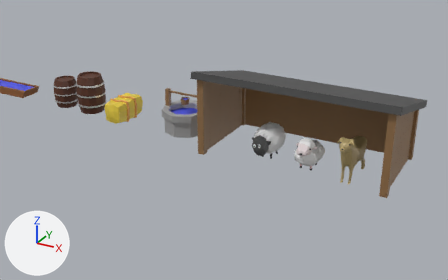
One commit to the Blender file RawFiles/SheepDogAIAssets.blend: the scene before it, then after it.
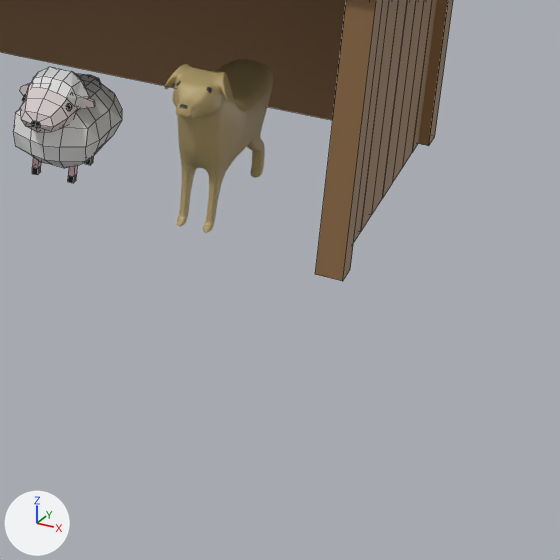
Each version appears first from a 50 mm lens placed at (33.79, -13.4, 6.2), pointed at (28.33, -3.47, 1.23), and next in a close-up on the part from 65% to 100% of the width and 43% to 99% of the height. Arrows for +X, +Y and +Z are at lower left; the lights stay in place. The close-ups show mesh edges as thin lines.

The first close-up shows 'Dog', 'Sheep1', 'Stable'.
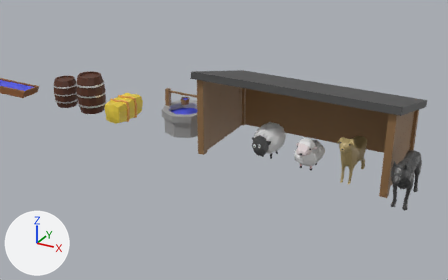
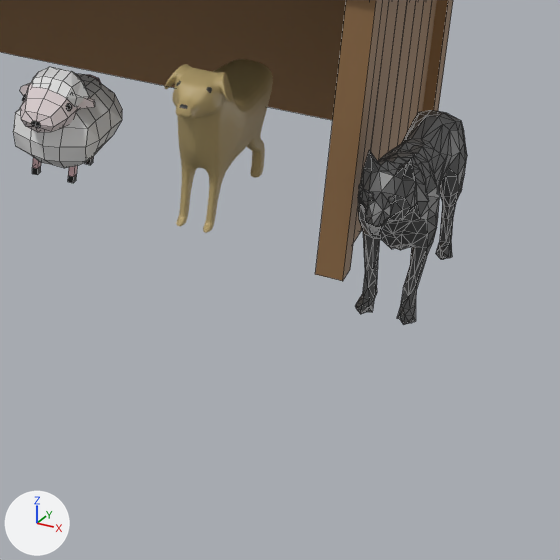
Location of each change, [x1, y1, x2, y2] in pixels of the close-ups (560 x 560 px):
```json
{"object": "Wolf", "change": "added", "after": [355, 110, 467, 325], "faces in mat_mat (black #3f3f3f)": [355, 110, 467, 325]}
```

Scene script edits in JSON lines:
```json
{"op": "add", "block": "mat_mat", "code": ["mat_mat = principled_material('Mat')", "mat_mat.base_color = (0.0494, 0.0494, 0.0494)  # black #3f3f3f", "mat_mat.roughness = 0.434", "mat_mat.specular_ior_level = 1.0"]}
{"op": "add", "block": "mat_eyes", "code": ["mat_eyes = principled_material('Eyes')", "mat_eyes.base_color = (0.8, 0.8, 0.8)  # white #e7e7e7"]}
{"op": "add", "block": "me_mesh", "code": ["me_mesh = bpy.data.meshes.new('Mesh')", "me_mesh.from_pydata(...)  # 736 vertices, 1313 faces; spans x -0.22..0.22, y -0.88..1.02, z -0.61..0.56", "# faces by material slot: [1247, 66]", "me_mesh.materials.append(mat_mat)  # black #3f3f3f", "me_mesh.materials.append(mat_eyes)  # white #e7e7e7"]}
{"op": "add", "block": "ob_wolf", "code": ["ob_wolf = bpy.data.objects.new('Wolf', me_mesh)", "ob_wolf.location = (31.639, -2.038, 0.622)"]}
```
